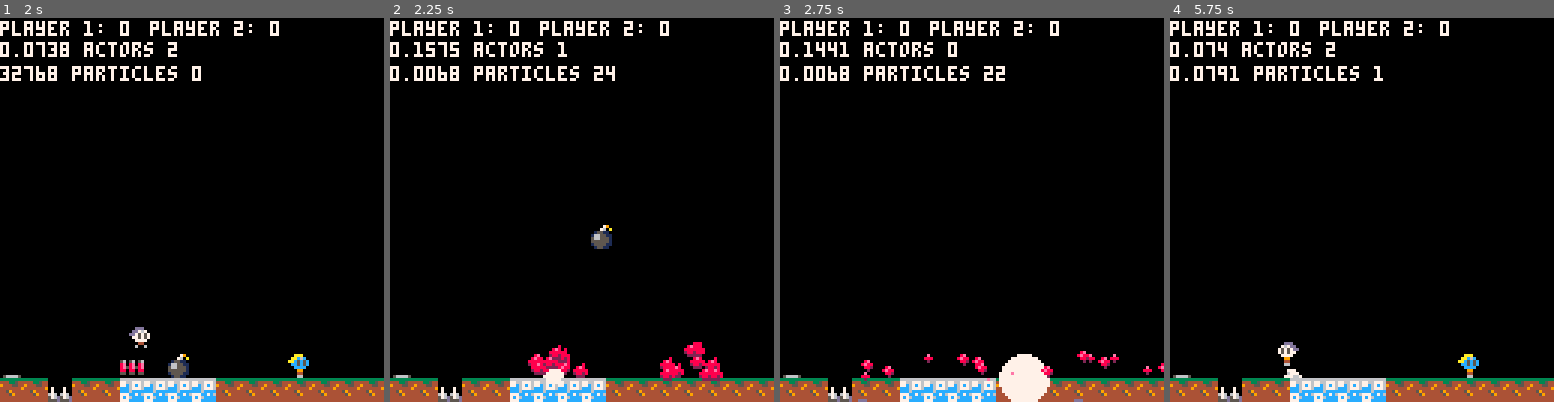
Above: before the commit, frames 1-4 (left to right).
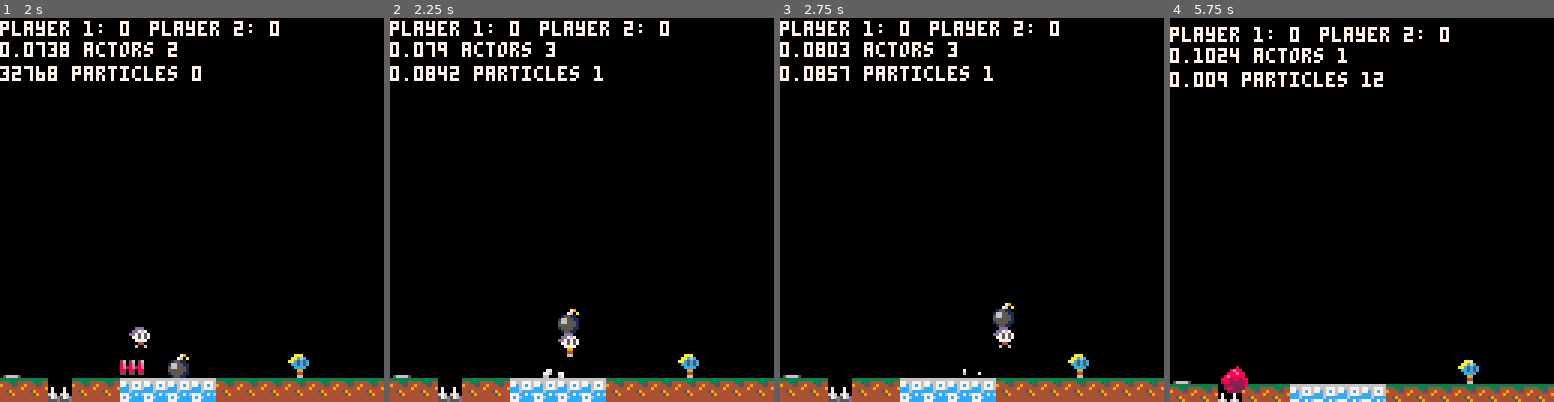
Above: after the commit, the same moments.

Repository: wesen/carts
Game: PICO-8 cartridge games/bump/bump.p8
The game is run twice, just before and just after one commit, with the same random seed, the same clock (stepped at 60 frames per second) and the same inputs.
Inputs:
- Up to frame 1 (2 s): tap X (X key) at 0.33, 1.07, 1.85 s; tap O (Z key) at 0.7, 1.7 s; hold Right from 1.6 s (still down)
- Up to frame 2 (2.25 s): release Right at 2.1 s; tap O (Z key) at 2.1 s; hold Up from 2.15 s (still down)
- Up to frame 3 (2.75 s): release Up at 2.42 s; hold Right from 2.47 s (still down); tap O (Z key) at 2.5 s
- Up to frame 4 (5.75 s): tap O (Z key) every 0.4 s from 2.9 to 5.7 s; tap X (X key) at 2.97, 4.08, 5.2 s; release Right at 3.03 s; hold Left 3.08-3.58 s; hold Down 3.63-3.97 s; hold Right 4.02-4.68 s; hold Up 4.73-5.03 s; hold Left 5.08-5.68 s; hold Down from 5.73 s (still down)

Frame 1 is identical in both runs. In frame 2, 3.1% of the frame differs, in the area x 6-87%, y 6-96%; in frame 3, 2.9%; in frame 4, 7.7%, in the area x 0-100%, y 0-100%.

Commit message:
Add throwable bomb

Diff:
--- a/games/bump/bump.p8
+++ b/games/bump/bump.p8
@@ -16,6 +16,7 @@
 btn_down=3
 btn_left=0
 btn_jump=4
+btn_action=5
 
 -- physics tweaking
 local maxrun=1
@@ -821,17 +822,19 @@
 end
 
 function cls_player:kill()
- del(players,self)
- del(actors,self)
- self.is_dead=true
- add_shake(3)
- sfx(1)
- if not self.is_doppelgaenger then
-  room:spawn_player(self.input_port)
-  for player in all(players) do
-   if player.input_port==self.input_port and player.is_doppelgaenger then
-    make_gore_explosion(v2(player.x,player.y))
-    player:kill()
+ if not self.is_dead then
+  del(players,self)
+  del(actors,self)
+  self.is_dead=true
+  add_shake(3)
+  sfx(1)
+  if not self.is_doppelgaenger then
+   room:spawn_player(self.input_port)
+   for player in all(players) do
+    if player.input_port==self.input_port and player.is_doppelgaenger then
+     make_gore_explosion(v2(player.x,player.y))
+     player:kill()
+    end
    end
   end
  end
@@ -1345,7 +1348,7 @@
 end)
 
 function cls_suicide_bomb:on_powerup_stop(player)
- make_blast(player.x,player.y)
+ if (player.power_up_countdown<=0) make_blast(player.x,player.y)
 end
 
 spr_suicide_bomb=45
@@ -1360,33 +1363,39 @@
 tiles[spr_bomb]=cls_bomb_pwrup
 
 function cls_bomb_pwrup:on_powerup_start(player)
- local bomb=cls_bomb.init(v2(64,64),player)
- bomb.spd_x=0.4
- bomb.is_thrown=true
-end
-
-cls_bomb=subclass(cls_actor,function(self,pos,player)
- cls_actor._ctr(self,pos)
+ local bomb=cls_bomb.init(player)
+end
+
+cls_bomb=subclass(cls_actor,function(self,player)
+ cls_actor._ctr(self,v2(player.x,player.y))
  self.is_thrown=false
  self.is_solid=false
  self.player=player
 end)
 
 function cls_bomb:update()
- if self.is_thrown then
-  local solid=solid_at(self)
-  local actor=self:is_actor_at(0,0)
-  if solid or actor then
-   make_blast(self.x,self.y)
-   del(actors,self)
-  else
-   local gravity=0.12
-   local maxfall=2
-   self.x+=self.spd_x
-   self.spd_y=appr(self.spd_y,maxfall,gravity)
-   self.y+=self.spd_y
-  end
+ local solid=solid_at(self)
+ local is_actor,actor=self:is_actor_at(0,0)
+ if solid or (is_actor and actor!=self.player) then
+  printh("bomb blast")
+  make_blast(self.x,self.y)
+  del(actors,self)
+ elseif self.is_thrown then
+  local gravity=0.12
+  local maxfall=2
+  self.x+=self.spd_x
+  self.spd_y=appr(self.spd_y,maxfall,gravity)
+  self.y+=self.spd_y
+ elseif self.player.is_dead then
+  del(actors,self)
  else
+  self.x=self.player.x
+  self.y=self.player.y-8
+  if btnp(btn_action,self.player.input_port) then
+   self.is_thrown=true
+   self.spd_x=(self.player.flip_x and -1 or 1) + self.player.spd_x
+   self.spd_y=-1
+  end
  end
 end
 
--- a/games/bump/constants.lua
+++ b/games/bump/constants.lua
@@ -13,6 +13,7 @@
 btn_down=3
 btn_left=0
 btn_jump=4
+btn_action=5
 
 -- physics tweaking
 local maxrun=1
--- a/games/bump/mine.lua
+++ b/games/bump/mine.lua
@@ -37,7 +37,7 @@
 end)
 
 function cls_suicide_bomb:on_powerup_stop(player)
- make_blast(player.x,player.y)
+ if (player.power_up_countdown<=0) make_blast(player.x,player.y)
 end
 
 spr_suicide_bomb=45
@@ -52,33 +52,39 @@
 tiles[spr_bomb]=cls_bomb_pwrup
 
 function cls_bomb_pwrup:on_powerup_start(player)
- local bomb=cls_bomb.init(v2(64,64),player)
- bomb.spd_x=0.4
- bomb.is_thrown=true
+ local bomb=cls_bomb.init(player)
 end
 
-cls_bomb=subclass(cls_actor,function(self,pos,player)
- cls_actor._ctr(self,pos)
+cls_bomb=subclass(cls_actor,function(self,player)
+ cls_actor._ctr(self,v2(player.x,player.y))
  self.is_thrown=false
  self.is_solid=false
  self.player=player
 end)
 
 function cls_bomb:update()
- if self.is_thrown then
-  local solid=solid_at(self)
-  local actor=self:is_actor_at(0,0)
-  if solid or actor then
-   make_blast(self.x,self.y)
-   del(actors,self)
-  else
-   local gravity=0.12
-   local maxfall=2
-   self.x+=self.spd_x
-   self.spd_y=appr(self.spd_y,maxfall,gravity)
-   self.y+=self.spd_y
+ local solid=solid_at(self)
+ local is_actor,actor=self:is_actor_at(0,0)
+ if solid or (is_actor and actor!=self.player) then
+  printh("bomb blast")
+  make_blast(self.x,self.y)
+  del(actors,self)
+ elseif self.is_thrown then
+  local gravity=0.12
+  local maxfall=2
+  self.x+=self.spd_x
+  self.spd_y=appr(self.spd_y,maxfall,gravity)
+  self.y+=self.spd_y
+ elseif self.player.is_dead then
+  del(actors,self)
+ else
+  self.x=self.player.x
+  self.y=self.player.y-8
+  if btnp(btn_action,self.player.input_port) then
+   self.is_thrown=true
+   self.spd_x=(self.player.flip_x and -1 or 1) + self.player.spd_x
+   self.spd_y=-1
   end
- else
  end
 end
 
--- a/games/bump/player.lua
+++ b/games/bump/player.lua
@@ -37,17 +37,19 @@
 end
 
 function cls_player:kill()
- del(players,self)
- del(actors,self)
- self.is_dead=true
- add_shake(3)
- sfx(1)
- if not self.is_doppelgaenger then
-  room:spawn_player(self.input_port)
-  for player in all(players) do
-   if player.input_port==self.input_port and player.is_doppelgaenger then
-    make_gore_explosion(v2(player.x,player.y))
-    player:kill()
+ if not self.is_dead then
+  del(players,self)
+  del(actors,self)
+  self.is_dead=true
+  add_shake(3)
+  sfx(1)
+  if not self.is_doppelgaenger then
+   room:spawn_player(self.input_port)
+   for player in all(players) do
+    if player.input_port==self.input_port and player.is_doppelgaenger then
+     make_gore_explosion(v2(player.x,player.y))
+     player:kill()
+    end
    end
   end
  end
